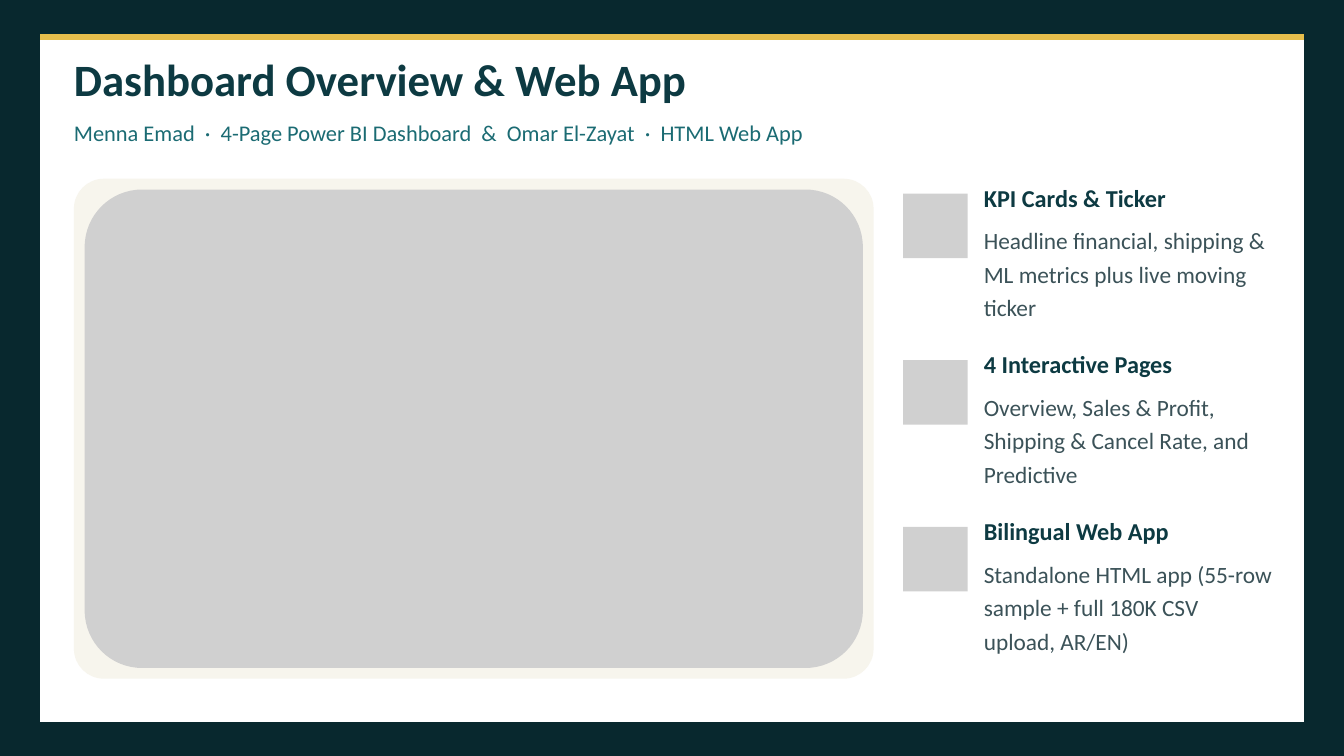
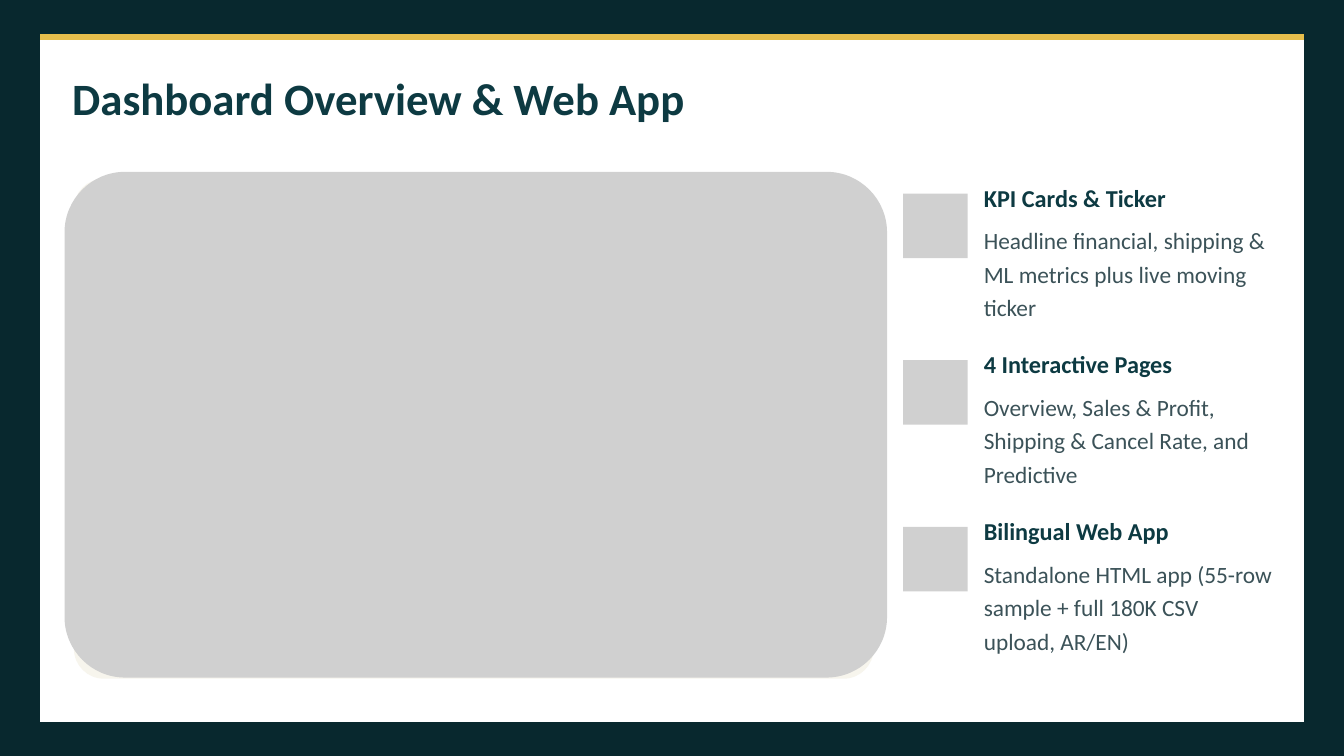
Before and after one commit to Team5-Depi/Supply-Chain-Dataset-Analysis-Final_Project, a slide deck: slide 12 of Presentation/Supply_Chain_Dataset_Analysis_Presentation.pptx. Drawn at 1344x756 pixels with LibreOffice and Linux fonts; fonts in the diff are those of the drawing; grey boxes stand for pictures. Boxes give left, top, right and bottom in pixels: in the first picture for what was removed or moved away, otherwise in the second. Text is boxed around its words. In the diff, an @@ line names an element or a change of style, - is before the commit and + after.

```diff
--- a/Presentation/Supply_Chain_Dataset_Analysis_Presentation.pptx
+++ b/Presentation/Supply_Chain_Dataset_Analysis_Presentation.pptx
@@ text "Dashboard Overview & Web App": place and size @@
-text "Dashboard Overview & Web App" at <box>74,64,686,103</box>
+text "Dashboard Overview & Web App" at <box>72,83,684,122</box>
@@ text removed at <box>74,125,802,145</box> @@
-Menna Emad · 4-Page Power BI Dashboard & Omar El-Zayat · HTML Web App
@@ picture: place and size @@
-picture at <box>85,190,863,668</box>
+picture at <box>65,172,887,678</box>
```
Also in this commit, not shown: 10 other slides changed.
